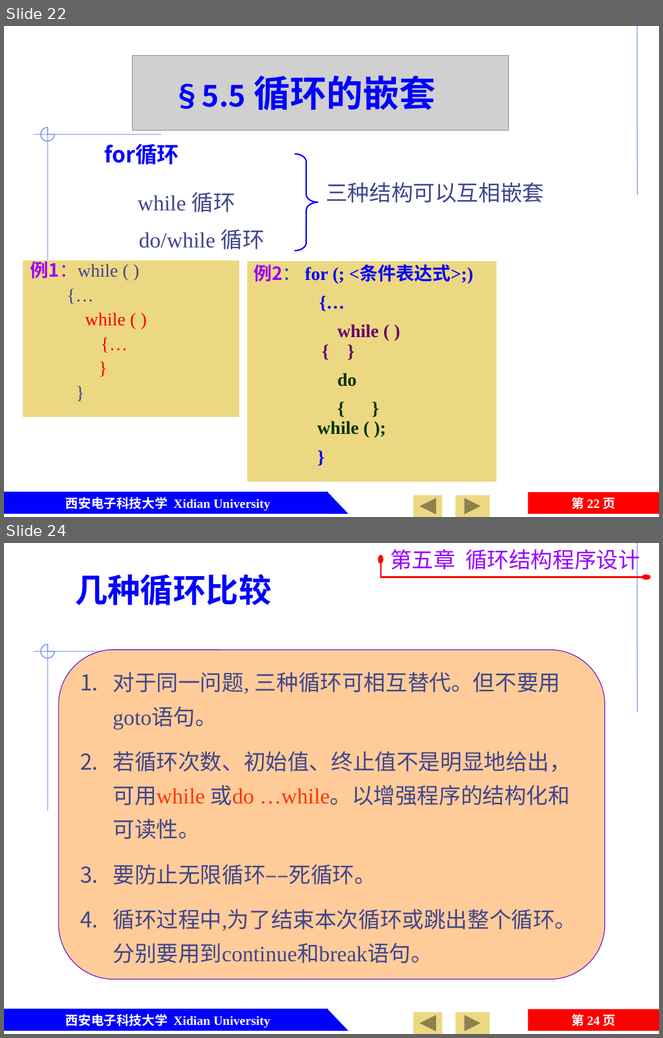
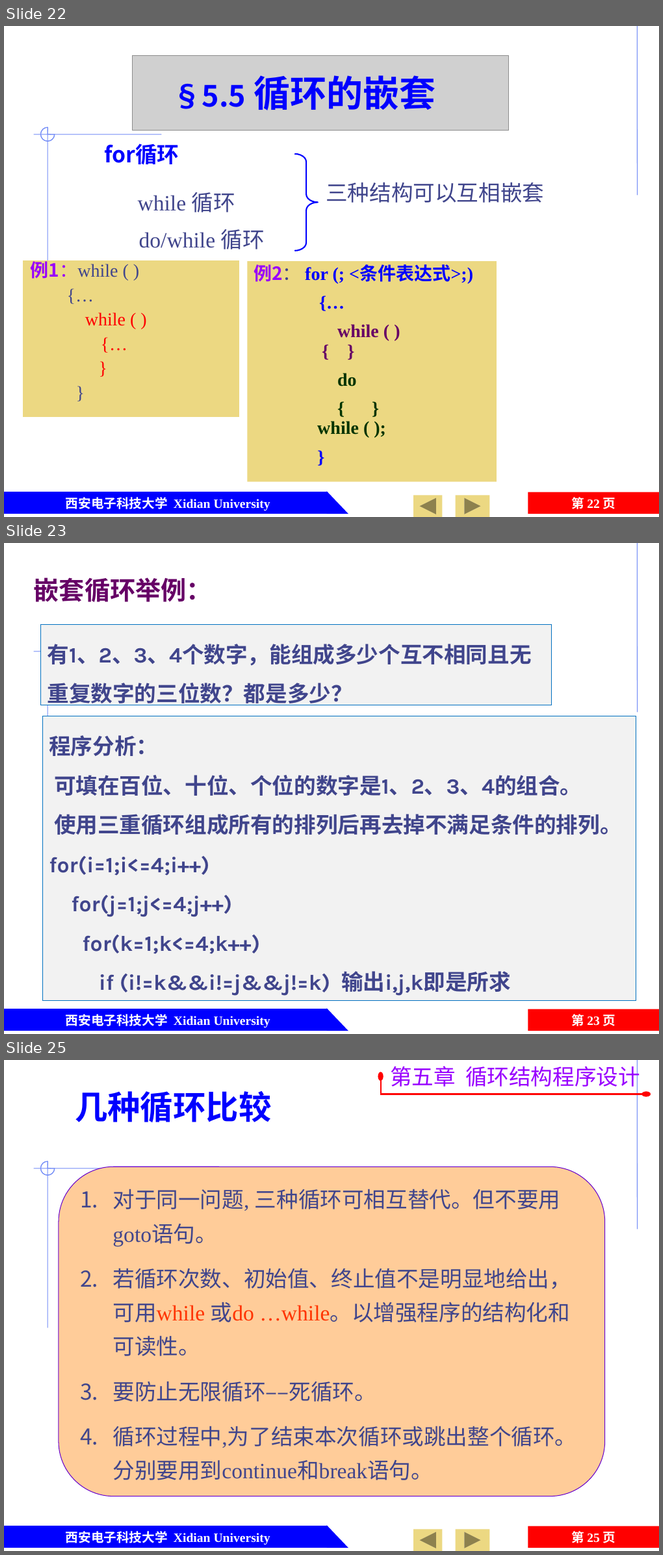
Before and after one commit to jtrfid/C-Repositories, a slide deck: 2015备课/课件/第5章 循环结构程序设计.pptx. Shown one above the other, each under a label of ours: slides 22 and 24 before the commit, slides 22, 23 and 25 after it; the slides between them are not shown. The pictures are 663x1038 and 663x1555 pixels, drawn with LibreOffice and Linux fonts; fonts in the diff are those of the drawing; grey boxes stand for pictures; background and template pictures are left out. Boxes give left, top, right and bottom in pixels: in the first picture for what was removed or moved away, otherwise in the second. Text is boxed around its words. In the diff, an @@ line names an element or a change of style, - is before the commit and + after.

Commit message:
修订 ch5.pptx，添加嵌套循环举例，注释添加素数(质数)定义

```diff
--- a/2015备课/课件/第5章 循环结构程序设计.pptx
+++ b/2015备课/课件/第5章 循环结构程序设计.pptx
@@ slide 23 added at <box>4,543,659,1034</box>, background #FFFFFF; not listed: 8 template elements that a slide beside it also shows @@
@@ title added at <box>34,577,212,602</box>, 28 pt, text #660066, bold @@
+嵌套循环举例：
@@ rectangle added at <box>40,625,552,705</box>, fill #F2F2F2, outline #0070C0 0.75 pt, 24 pt, text #40458C, bold @@
+有1、2、3、4个数字，能组成多少个互不相同且无重复数字的三位数？都是多少？
@@ rectangle added at <box>42,717,636,1001</box>, fill #F2F2F2, outline #0070C0 0.75 pt, 24 pt, text #40458C, bold @@
+程序分析：
+可填在百位、十位、个位的数字是1、2、3、4的组合。
+使用三重循环组成所有的排列后再去掉不满足条件的排列。
+for(i=1;i<=4;i++)
+for(j=1;j<=4;j++)
+for(k=1;k<=4;k++)
+if (i!=k&&i!=j&&j!=k) 输出i,j,k即是所求
@@ what was slide 24 is now slide 25 @@
@@ page number at <box>571,1531,616,1544</box>: text changed @@
-第 24 页
+第 25 页
```
Also in this commit, not shown: 1 other slide added, 1 slide removed.
